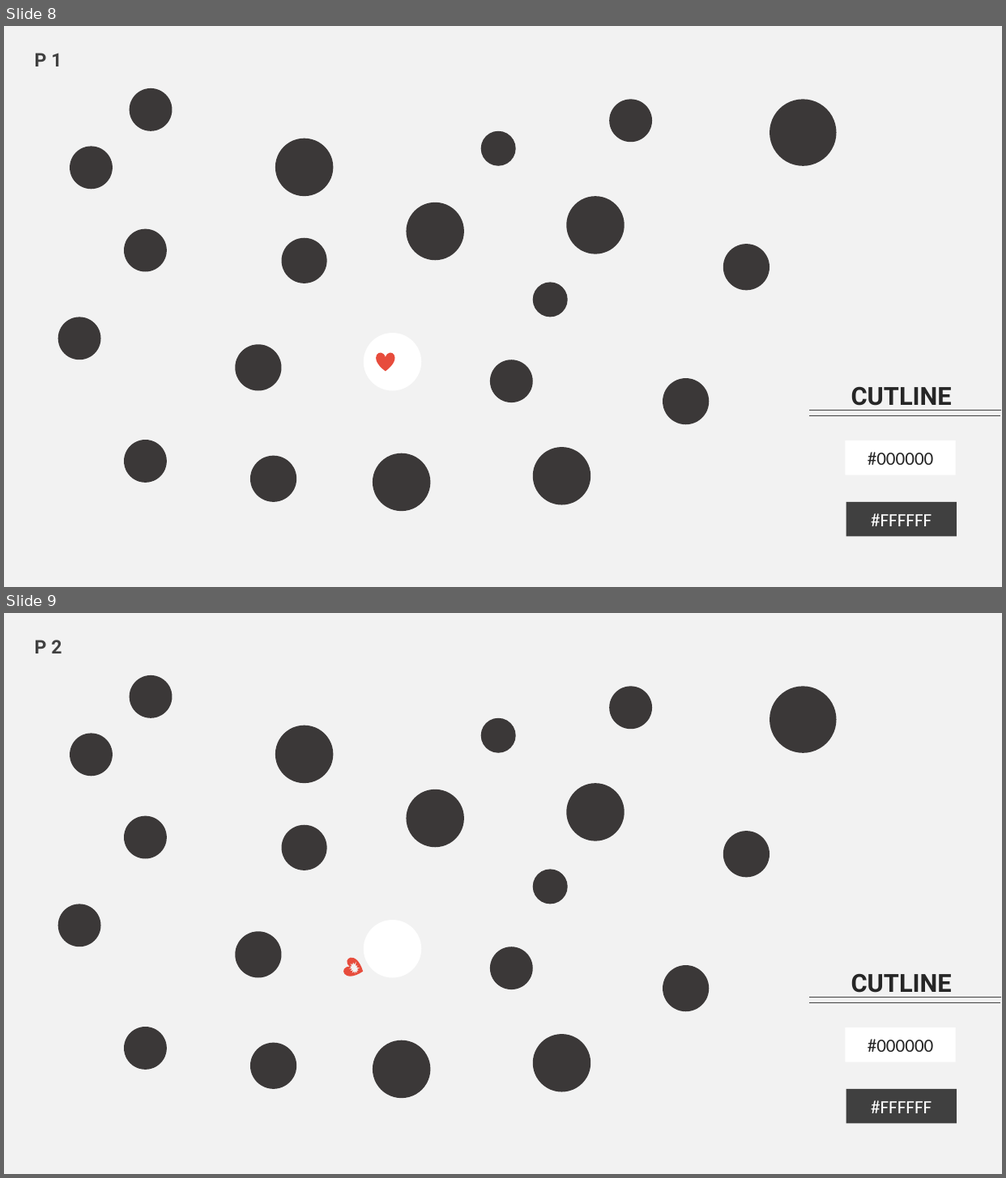
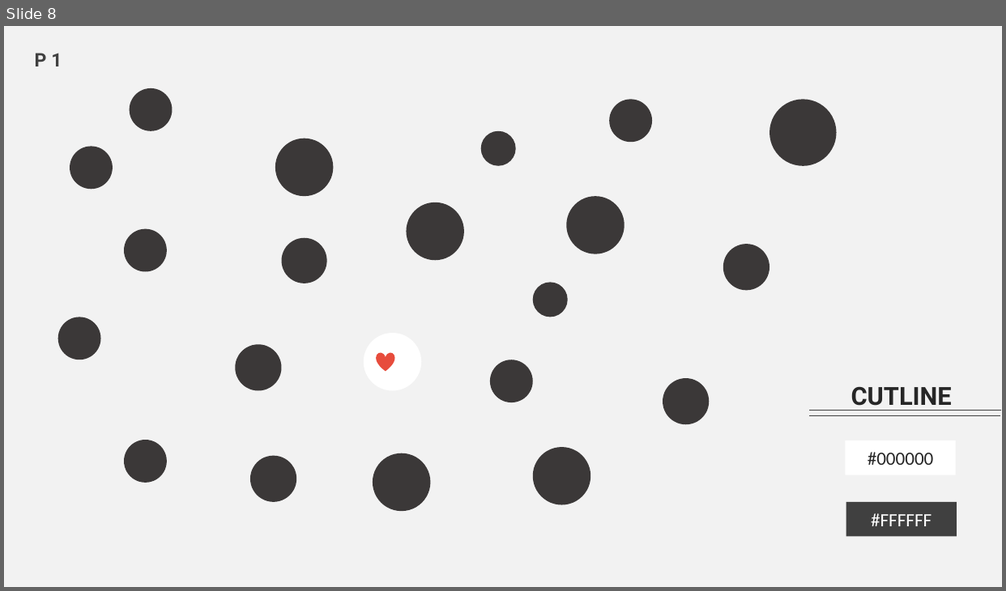
Before and after one commit to cymurus/shitdesign, a slide deck: grande.pptx. Shown one above the other, each under a label of ours: slides 8 and 9 before the commit, slide 8 after it. The pictures are 1006x1178 and 1006x591 pixels, drawn with LibreOffice and Linux fonts; fonts in the diff are those of the drawing. Boxes give left, top, right and bottom in pixels: in the first picture for what was removed or moved away, otherwise in the second. Text is boxed around its words. In the diff, an @@ line names an element or a change of style, - is before the commit and + after.

```diff
--- a/grande.pptx
+++ b/grande.pptx
@@ slide 9 removed at <box>4,613,1002,1174</box>, background #F2F2F2 @@
@@ text removed at <box>35,640,62,653</box> @@
-P 2
@@ ellipse removed at <box>129,675,172,717</box> @@
@@ ellipse removed at <box>610,687,652,729</box> @@
@@ ellipse removed at <box>769,687,837,753</box> @@
@@ ellipse removed at <box>70,734,113,776</box> @@
@@ ellipse removed at <box>275,726,333,783</box> @@
@@ ellipse removed at <box>481,717,516,753</box> @@
@@ ellipse removed at <box>406,790,463,847</box> @@
@@ ellipse removed at <box>566,783,624,841</box> @@
@@ ellipse removed at <box>124,815,167,858</box> @@
@@ ellipse removed at <box>282,825,327,871</box> @@
@@ ellipse removed at <box>723,831,769,877</box> @@
@@ ellipse removed at <box>533,869,568,905</box> @@
@@ ellipse removed at <box>58,905,100,947</box> @@
@@ ellipse removed at <box>364,920,421,977</box> @@
@@ ellipse removed at <box>236,932,282,978</box> @@
@@ ellipse removed at <box>490,947,533,990</box> @@
@@ heart removed at <box>342,956,366,980</box> @@
@@ irregular seal removed at <box>347,961,361,976</box> @@
@@ ellipse removed at <box>663,965,710,1012</box> @@
@@ text removed at <box>851,974,952,998</box> @@
-CUTLINE
@@ line removed from (809, 997) to (1001, 997) @@
@@ line removed from (809, 1003) to (1000, 1003) @@
@@ ellipse removed at <box>124,1027,167,1070</box> @@
@@ ellipse removed at <box>250,1043,296,1089</box> @@
@@ ellipse removed at <box>373,1041,430,1098</box> @@
@@ ellipse removed at <box>533,1034,590,1093</box> @@
@@ rectangle removed at <box>846,1028,957,1063</box> @@
-#000000
@@ rectangle removed at <box>846,1089,957,1123</box> @@
-#FFFFFF
```
Also in this commit, not shown: 3 slides added, 2 other slides removed, 32 other files.
